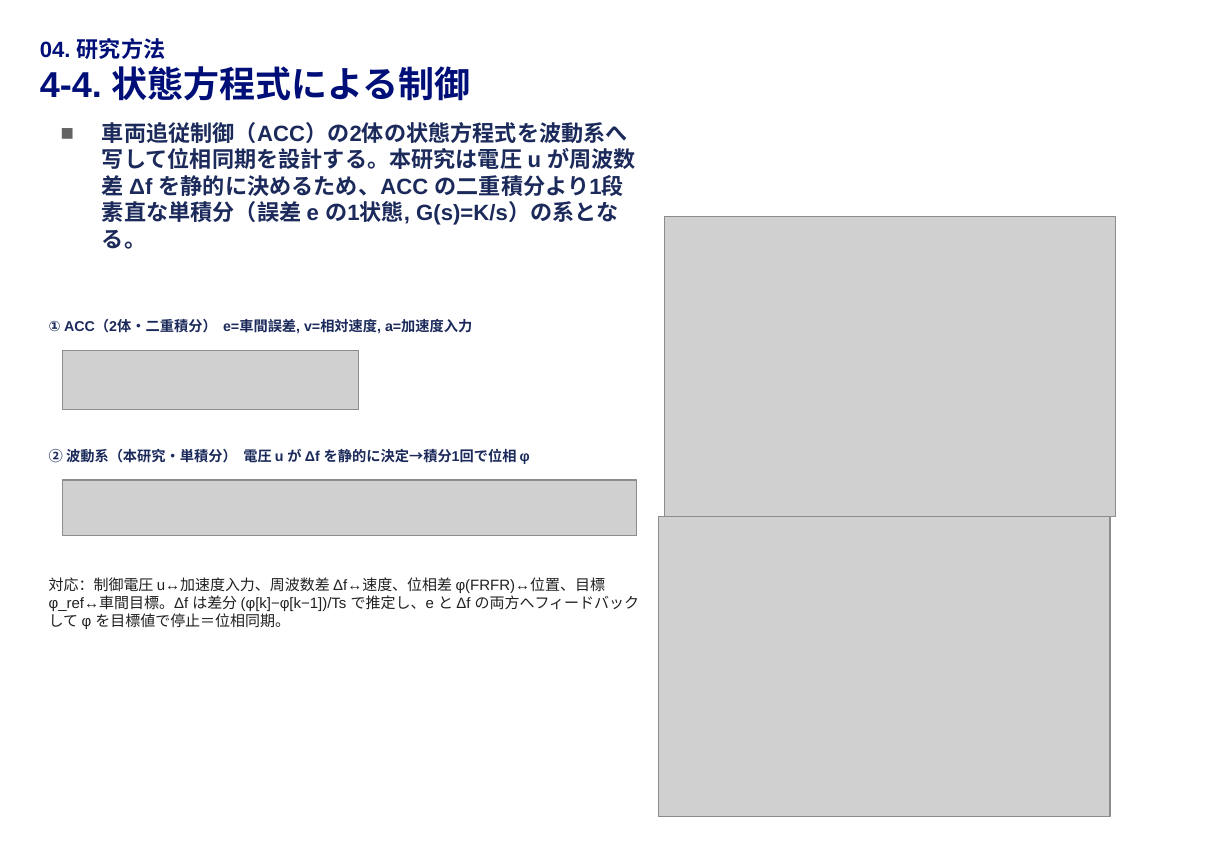
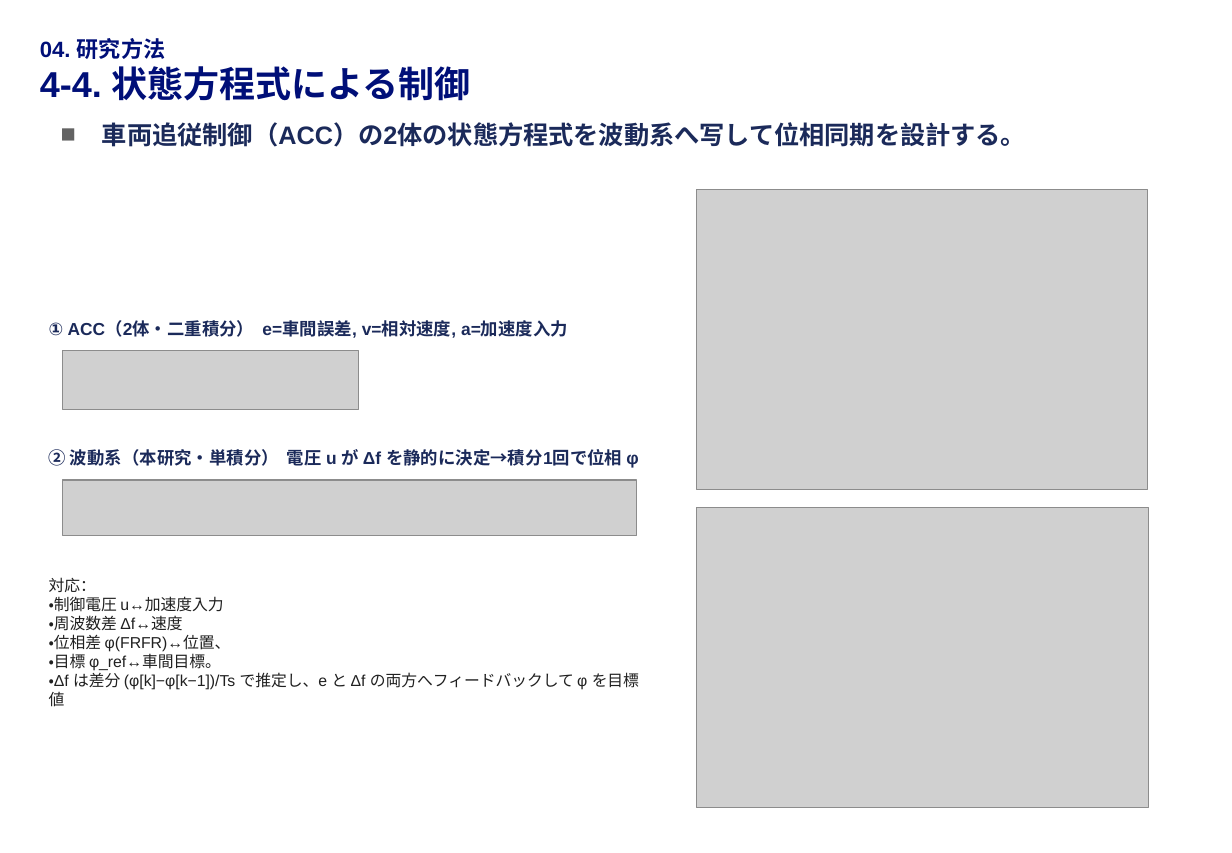
Before and after one commit to Harushirof/master_research, a slide deck: slide 10 of presentations/mid_term_202606/04_slides_draft/中間発表_スライド_v5.pptx. Drawn at 1232x853 pixels with LibreOffice and Linux fonts; fonts in the diff are those of the drawing; grey boxes stand for pictures; background and template pictures are left out. Boxes give left, top, right and bottom in pixels: in the first picture for what was removed or moved away, otherwise in the second. Text is boxed around its words. In the diff, an @@ line names an element or a change of style, - is before the commit and + after.

```diff
--- a/presentations/mid_term_202606/04_slides_draft/中間発表_スライド_v5.pptx
+++ b/presentations/mid_term_202606/04_slides_draft/中間発表_スライド_v5.pptx
@@ text at (102,122,1026,147): text changed; size 14 to 16 pt @@
-■ 車両追従制御（ACC）の2体の状態方程式を波動系へ写して位相同期を設計する。本研究は電圧 u が周波数差 Δf を静的に決めるため、ACC の二重積分より1段素直な単積分（誤差 e の1状態, G(s)=K/s）の系となる。
+■ 車両追従制御（ACC）の2体の状態方程式を波動系へ写して位相同期を設計する。
@@ picture: place and size @@
-picture at (665,217,1117,518)
+picture at (696,190,1148,490)
@@ text "① ACC（2体・二重積分） e=車間誤差, v=相対速度, a=加速度入力" at (49,320,568,338): size 9 to 11 pt @@
@@ text "② 波動系（本研究・単積分） 電圧 u が ..." at (49,449,638,468): size 9 to 11 pt @@
@@ picture: place and size @@
-picture at (659,516,1110,817)
+picture at (696,508,1148,809)
@@ text at (49,577,639,707): text changed; size 9.5 to 10 pt @@
-対応：制御電圧 u↔加速度入力、周波数差 Δf↔速度、位相差 φ(FRFR)↔位置、目標 φ_ref↔車間目標。Δf は差分 (φ[k]−φ[k−1])/Ts で推定し、e と Δf の両方へフィードバックして φ を目標値で停止＝位相同期。
+対応：
+・制御電圧 u↔加速度入力
+・周波数差 Δf↔速度
+・位相差 φ(FRFR)↔位置、
+・目標 φ_ref↔車間目標。
+・Δf は差分 (φ[k]−φ[k−1])/Ts で推定し、e と Δf の両方へフィードバックして φ を目標値
```
Also in this commit, not shown: 10 other slides changed, 8 other files.
